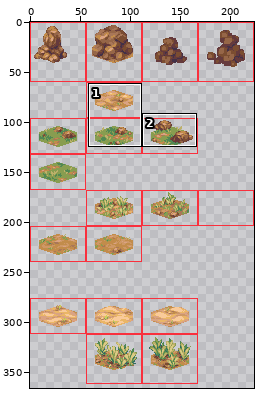
Two states of a sprite sheet, public/assets/hex-tile-experiment-tiles.png. Above: a wide view before the commit, with the close-up outlined.
Close-up. As it was:
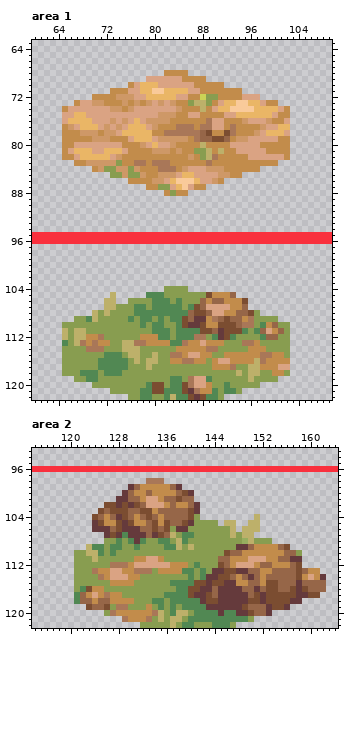
The file is 224x384 pixels. Shown: area 1: x 60..109, y 63..122; area 2: x 114..164, y 93..122. The wide view leaves out empty margins. The commit also changed other parts of the picture, which this record leaves out.
Once edited:
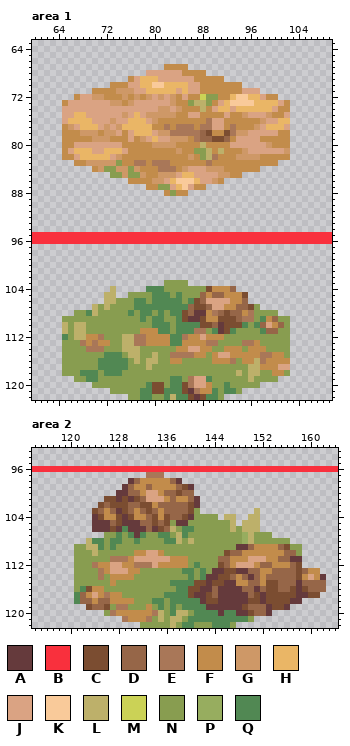
Palette (. is transparent): A #653a3c  B #f9303d  C #7b4d31  D #966648  E #a97758  F #c28c4b  G #ce9867  H #eab666  J #daa383  K #f9ca9a  L #bdb06a  M #cbd256  N #889d50  P #97ad5f  Q #518853
The exact change:
Changed rows in their new state; - is an unchanged pixel.
Area 1:
first column x 65:
 67 -----------------FFFF-----------------
 68 --------------JJJJJJ-FFF--------------
 69 -----------FJHHH----JJ--FFF-----------
 70 --------FFFJ---KKHHHH-J----FFF--------
 71 -----FFF-GGG-J-HH--J----------JJJ-----
 72 --FJJGG--F-FGFGJGJGF--------HKKHHJFF--
 73 FJJ--JJJGGFGJJJ-J-----------K--K-HHHJF
 74 J-------JJJJ----GG----------JHHH---JF-
 75 ----------G-H-GG------------FFGJJJGF-J
 76 ----------JH-HJ-FF------------FFFGJJHH
 77 ----------H---HF-E--------------GJHH-J
 78 ----------FJ---JGG-----------GGJJ-JJFF
 79 ------------FGJHJJ-----------JJ--FFF--
 80 -------------FFGGG---------------JG---
 81 ---------------FFF-----------FG---JJJG
 82 -----------------------------GGGGFFFF-
first column x 65:
103 -----------------NNNN-----------------
104 --------L-----QQQ----NNNCFFFD---------
105 -------L---NNNN--Q-Q---DFDD-FFC-------
106 ---------NN-QQ----Q--QC-JJJJ--D-------
107 -----LN-N-----Q-----QD-CD--F-D-CN-----
108 --NNQ--N---QN--N-N--C-AAFEDCD-FE-NNN--
109 NN--NN-----N--NQ--N--A-C-FC-C-E--QFDNN
110 L-LL---------N---Q--QQQ-CDA--CQNQDJFD-
111 -------------FFF------EENQ--QNN-NQDDN-
112 Q---------LLEE--FFQ-EFFJFFFNN----NNN--
113 N-N-----------------F--FEEN-----------
114 ---------------------JJ-FN-FFF--------
115 --------------------EEF-NFJJ----------
116 --------------------NNNN--FFEN--------
117 -------------------------NNNN---------
Area 2:
first column x 121:
 97 ------------EEE-----------------------
 98 ---------ADFFFFFDA--------------------
 99 --------ADF-D---FDCA------------------
100 -------A--D-JJ-DDCDD------------------
101 -----CC-CACD--JF-FF-A-----------------
102 ----CD-C-DDCCFDD-DDC------------------
103 ---CDFDA--FD-DF-----N---------L-------
104 ---AC-FCAC-FDC-C--CA-NNN-LL--L--------
105 ----AAD--AAD--D-NAAN----NN--L---------
106 ------CAQ--A-ACDLNQQ-------N----------
107 -----NNQNQ-QNNQQNL-N------N-P-NNN-----
108 --LQQ-Q--NQN--N-Q-NL-------------NNN--
109 NN-L---N--N----NNN-N----------------NN
110 --N-N-N---FFJJF-----------------------
111 ---N--EEEFJJ--JJFFF-------------------
112 ---EFFJJF-EEE-FF----------------------
113 ---NE---J-FNN-NNNN--------------------
114 -----NFFF-N---------------------------
115 -------NNN----------------------------
Where, in picture pixels (left, top, right, bottom), the same in both close-ups:
changed: (62, 64, 290, 160)
changed: (62, 280, 290, 370)
changed: (74, 472, 302, 586)
